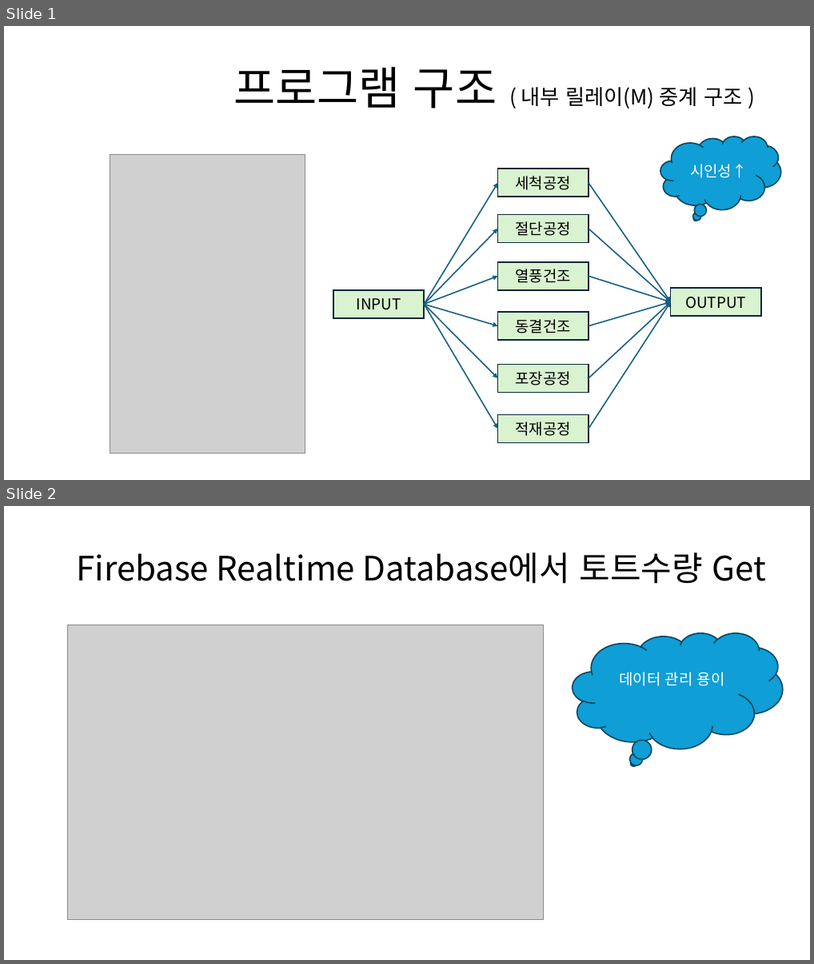
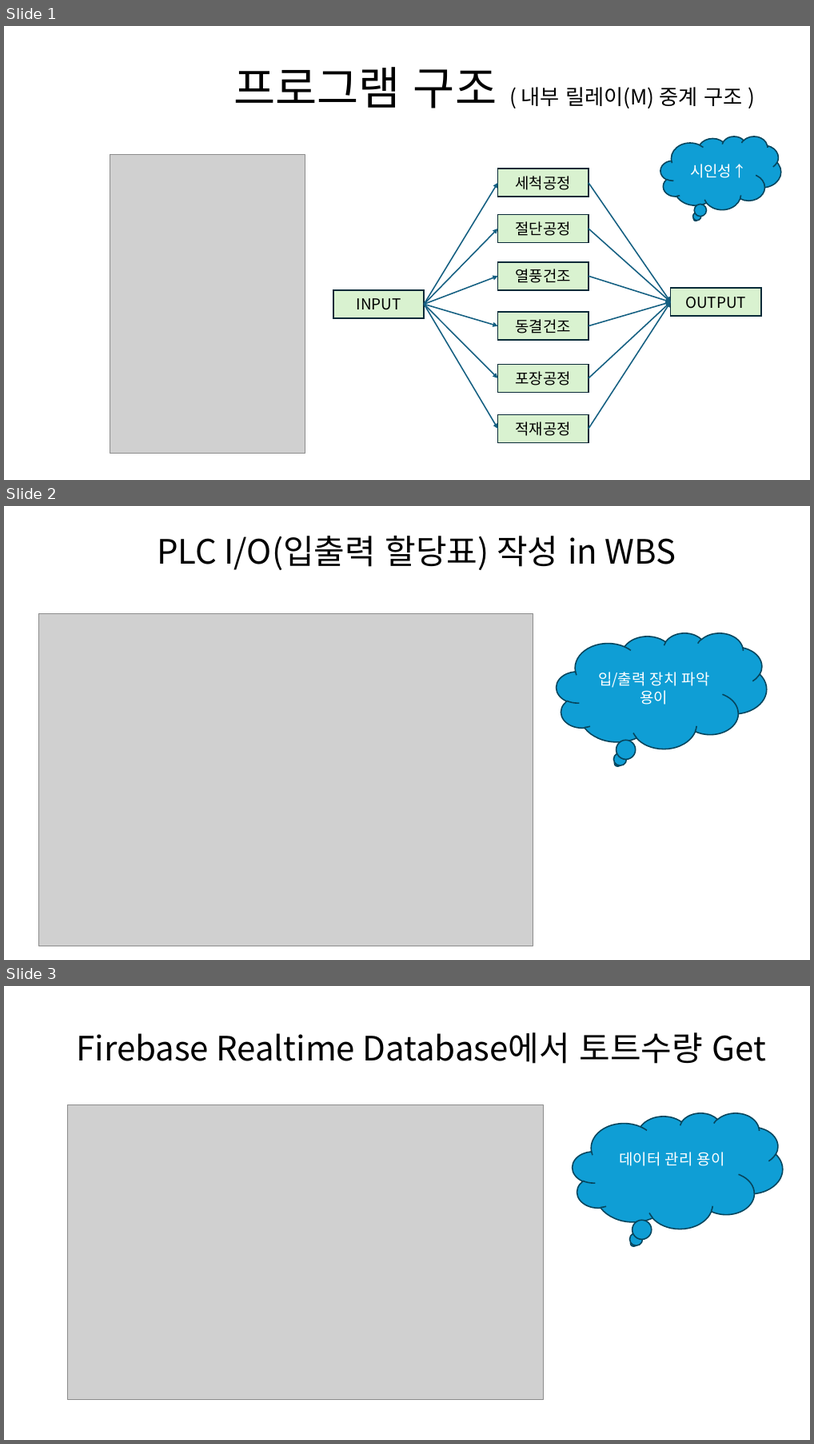
Before and after one commit to SynergyMakerHwang/ValueFinalProject, a slide deck: 00_문서/중간발표용/PLC 중간발표 자료.pptx. Shown one above the other, each under a label of ours: slides 1 and 2 before the commit, slides 1, 2 and 3 after it. The pictures are 814x964 and 814x1444 pixels, drawn with LibreOffice and Linux fonts; fonts in the diff are those of the drawing; grey boxes stand for pictures. Boxes give left, top, right and bottom in pixels: in the first picture for what was removed or moved away, otherwise in the second. Text is boxed around its words. In the diff, an @@ line names an element or a change of style, - is before the commit and + after.

Commit message:
add : 입출력할당표

```diff
--- a/00_문서/중간발표용/PLC 중간발표 자료.pptx
+++ b/00_문서/중간발표용/PLC 중간발표 자료.pptx
@@ slide 2 added at (4, 506, 810, 960), background #FFFFFF @@
@@ text added at (157, 536, 677, 570), 40 pt, text #000000 @@
+  PLC I/O(입출력 할당표) 작성 in WBS
@@ picture added at (38, 614, 534, 946) @@
@@ thought cloud added at (557, 633, 767, 748), fill #0F9ED5, outline #07455D 1.5 pt, 18 pt, text #FFFFFF @@
+입/출력 장치 파악 용이
@@ what was slide 2 is now slide 3 @@
```
